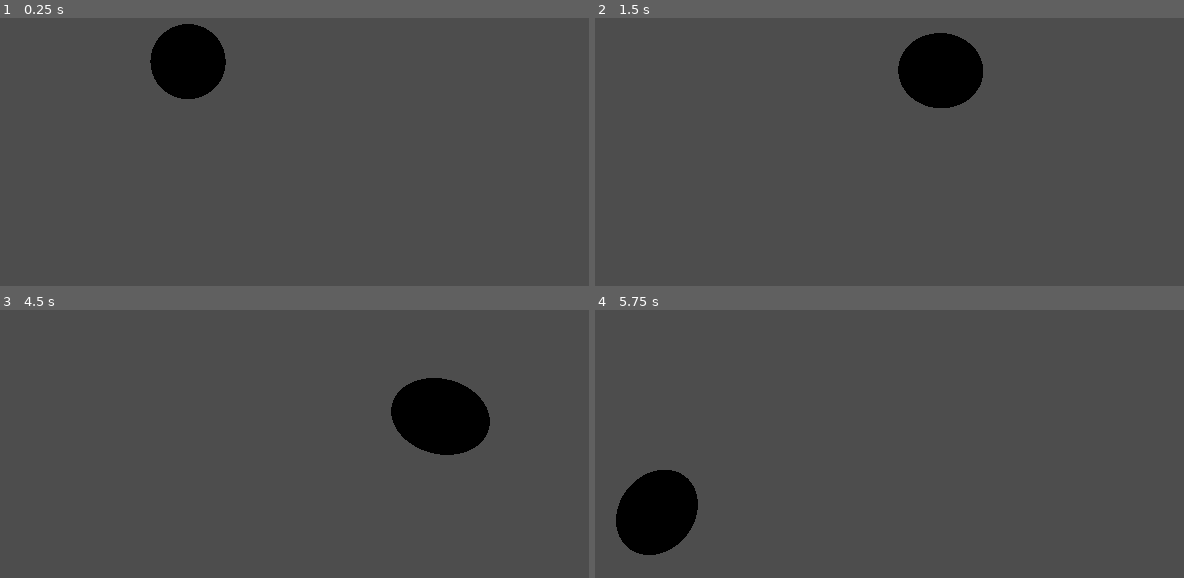
Above: before the commit, frames 1-4 (two rows, left to right).
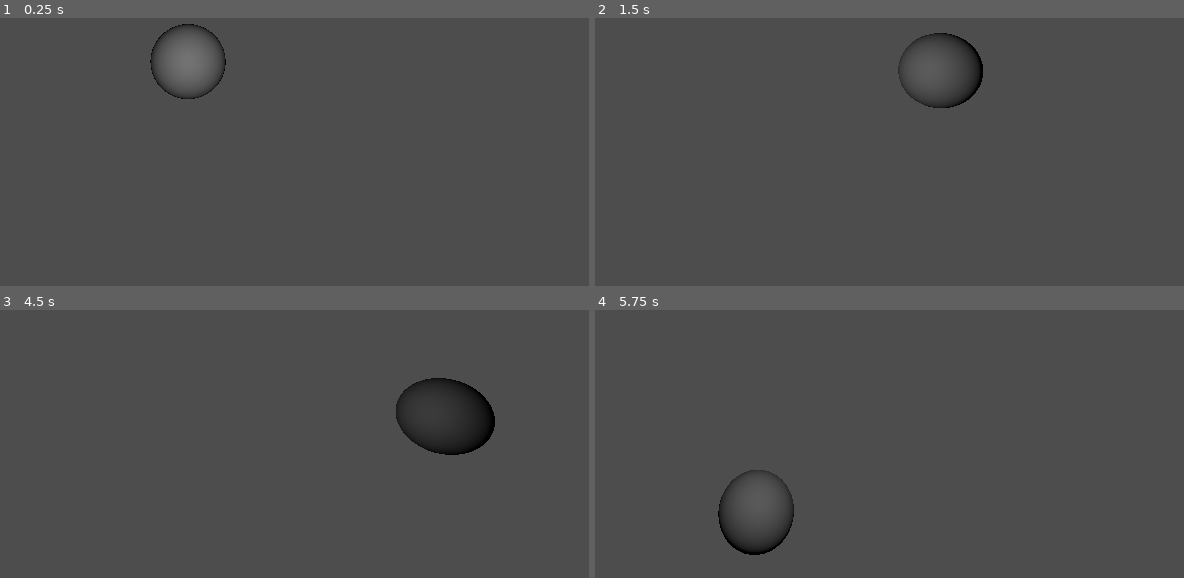
Above: after the commit, the same moments.

Repository: Dogfood-Studios-GGJ25/ggj25
Game: Godot game, scene res://testlevel.tscn
The game is run twice, just before and just after one commit, with the same random seed, the same clock (stepped at 60 frames per second) and the same inputs. The project has no main scene, so this scene is started directly.
Inputs:
- Up to frame 1 (0.25 s): no input
- Up to frame 2 (1.5 s): tap Enter at 0.5 s; hold D (player_right) 0.53-1.28 s; hold S (player_down) from 1.28 s (still down)
- Up to frame 3 (4.5 s): release S (player_down) at 2.03 s; hold D (player_right) 2.03-2.78 s; hold W (player_up) 2.78-3.53 s; hold A (player_left) from 3.53 s (still down)
- Up to frame 4 (5.75 s): release A (player_left) at 5.03 s; hold S (player_down) from 5.03 s (still down)

The runs differ from the first frame. In frame 1, 2.7% of the frame differs, in the area x 25-39%, y 2-31%; in frame 2, 3.0%; in frame 3, 3.5%; in frame 4, 4.3%, in the area x 3-34%, y 59-92%.

Commit message:
Changed things? I think?

Diff:
--- a/player.gd
+++ b/player.gd
@@ -2,9 +2,8 @@
 
 
 const SPEED = 1.0
-const MAX_SPEED = 5.0
-const JUMP_VELOCITY = 4.5
-const ACCELERATION_TIME = 1.0
+const MAX_SPEED = 4.0
+const ACCELERATION_TIME = 0.8
 const IDLE_GRAVITY = 0.5
 
 var current_speed_x: float = 0.0
--- a/testlevel.tscn
+++ b/testlevel.tscn
@@ -11,3 +11,6 @@
 
 [node name="Camera3D" type="Camera3D" parent="."]
 transform = Transform3D(1, 0, 0, 0, 1, 0, 0, 0, 1, 0, 0, 3.58532)
+
+[node name="OmniLight3D" type="OmniLight3D" parent="."]
+transform = Transform3D(1, 0, 0, 0, 1, 0, 0, 0, 1, 0, 0, 1.95531)
